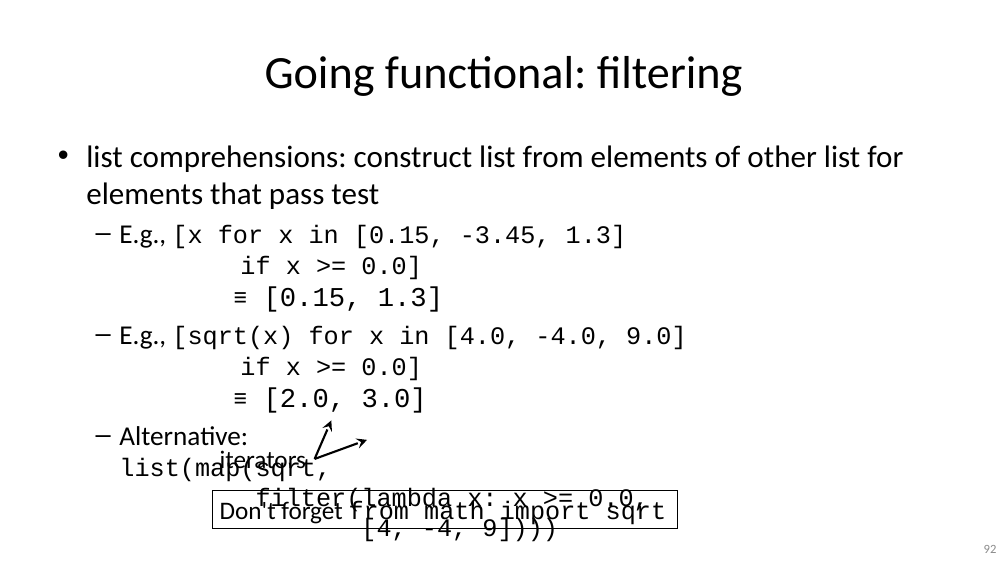
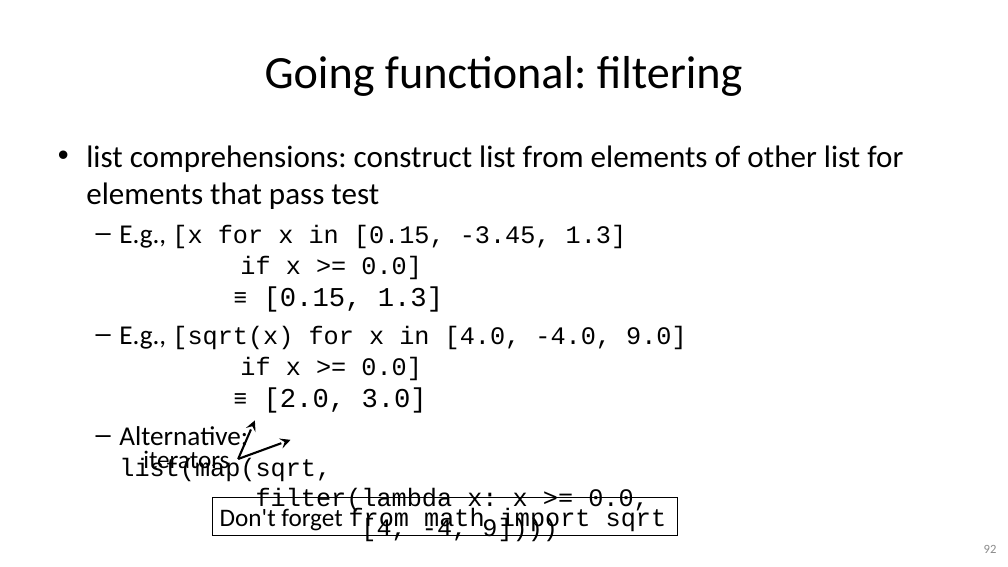
Before and after one commit to gjbex/Python-for-programmers, a slide deck: slide 92 of python_for_programmers.pptx. Drawn at 1008x567 pixels with LibreOffice and Linux fonts; fonts in the diff are those of the drawing. Boxes give left, top, right and bottom in pixels: in the first picture for what was removed or moved away, otherwise in the second. Text is boxed around its words. In the diff, an @@ line names an element or a change of style, - is before the commit and + after.

```diff
--- a/python_for_programmers.pptx
+++ b/python_for_programmers.pptx
@@ 2 arrows, 1 text: place and size @@
-2 arrows, 1 text at (220,420,368,475)
+2 arrows, 1 text at (143,420,290,475)
@@ rectangle "Don't forget from math import ...": place and size @@
-rectangle "Don't forget from math import ..." at (212,491,678,529)
+rectangle "Don't forget from math import ..." at (212,498,678,535)
```
Also in this commit, not shown: 18 other slides changed.
